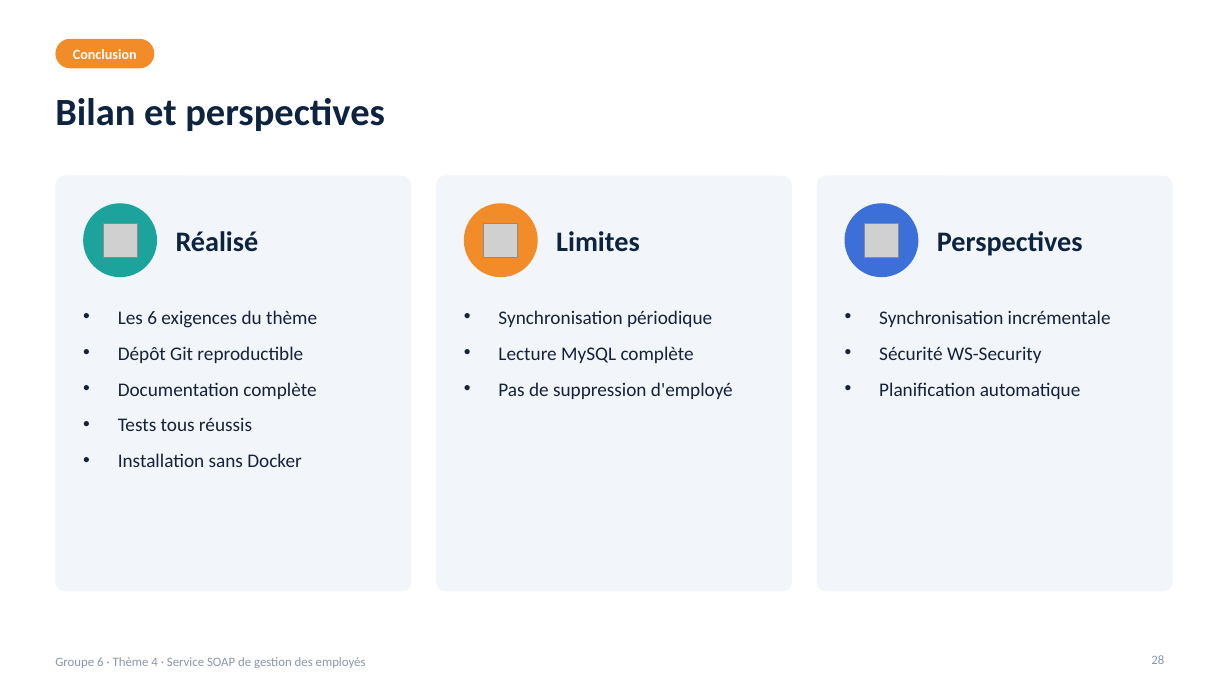
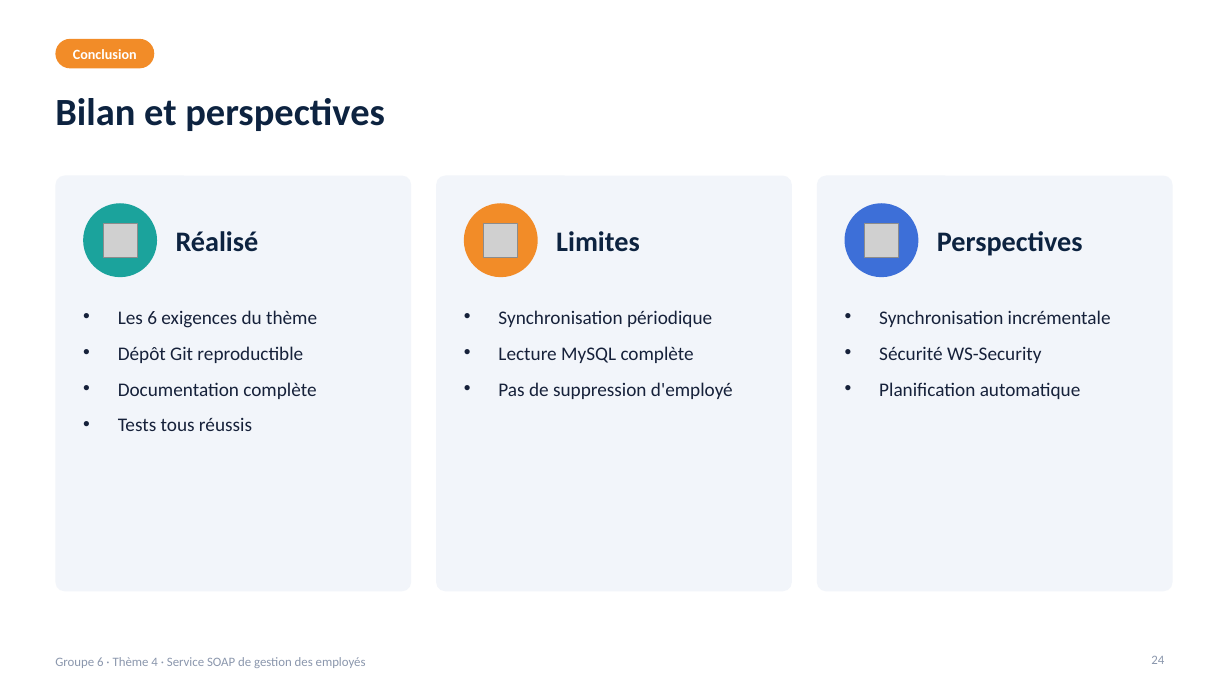
Before and after one commit to malickabdoul/employee-soap-servic, a slide deck: slide 24 of presentation/presentation-theme4-groupe6.pptx (slide 28 before the commit). Drawn at 1232x693 pixels with LibreOffice and Linux fonts; fonts in the diff are those of the drawing; grey boxes stand for pictures; background and template pictures are left out. Boxes give left, top, right and bottom in pixels: in the first picture for what was removed or moved away, otherwise in the second. Text is boxed around its words. In the diff, an @@ line names an element or a change of style, - is before the commit and + after.

```diff
--- a/presentation/presentation-theme4-groupe6.pptx
+++ b/presentation/presentation-theme4-groupe6.pptx
@@ text at (118,453,301,467): paragraph removed @@
-• Installation sans Docker
@@ page number at (1151,656,1164,664): text changed @@
-28
+24
```
Also in this commit, not shown: 6 other slides changed, 4 slides removed.
